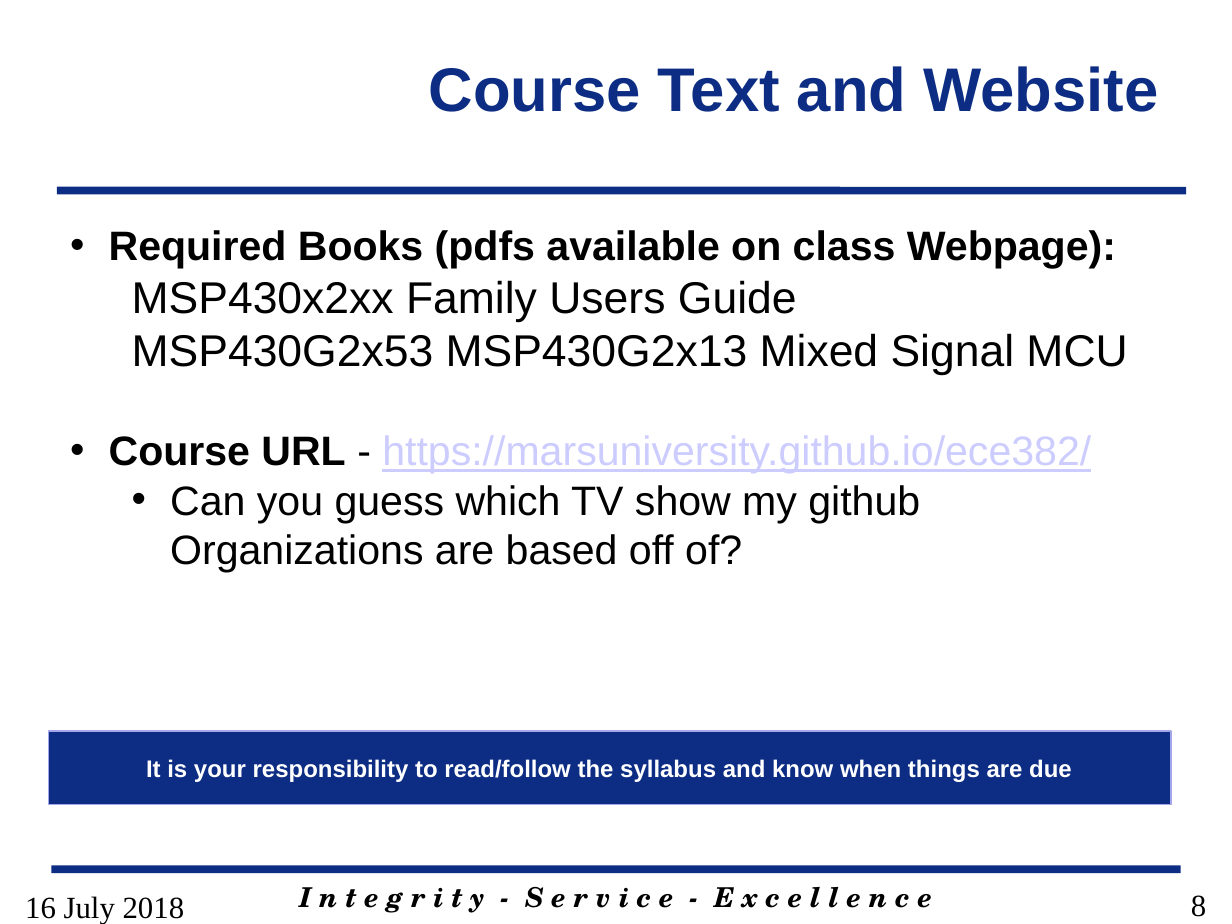
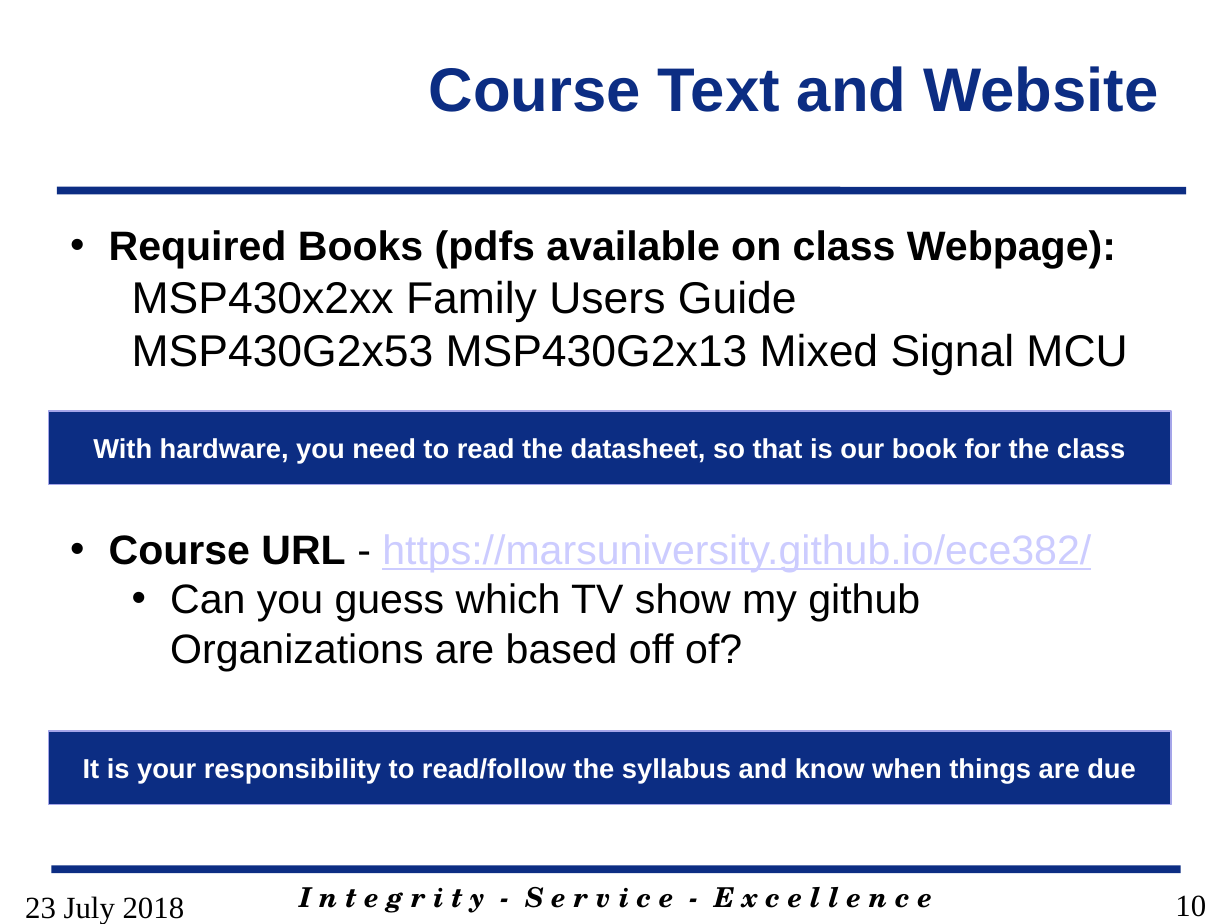
Before and after one commit to MarsUniversity/ECE382, a slide deck: slide 10 of source/lessons/lsn1/Lsn1.pptx (slide 8 before the commit). Drawn at 1232x924 pixels with LibreOffice and Linux fonts; fonts in the diff are those of the drawing; background and template pictures are left out. Boxes give left, top, right and bottom in pixels: in the first picture for what was removed or moved away, otherwise in the second. Text is boxed around its words. In the diff, an @@ line names an element or a change of style, - is before the commit and + after.

```diff
--- a/source/lessons/lsn1/Lsn1.pptx
+++ b/source/lessons/lsn1/Lsn1.pptx
@@ text "Required Books (pdfs available on ..." rewrapped from <box>109,230,1127,572</box> to <box>109,230,1127,671</box> @@
@@ rectangle added at <box>48,411,1170,484</box>, fill #0C2D83, outline #A5A5E9 1 pt, 16 pt, text #FFFFFF, bold @@
+With hardware, you need to read the datasheet, so that is our book for the class
@@ rectangle "It is your responsibility to ..." at <box>48,732,1170,804</box>: size 14 to 16 pt @@
@@ text at <box>25,896,185,924</box>: text changed @@
-16 July 2018
+23 July 2018
@@ page number at <box>1175,895,1206,917</box>: text changed @@
-8
+10
```
Also in this commit, not shown: 11 other slides changed, 2 slides added.
